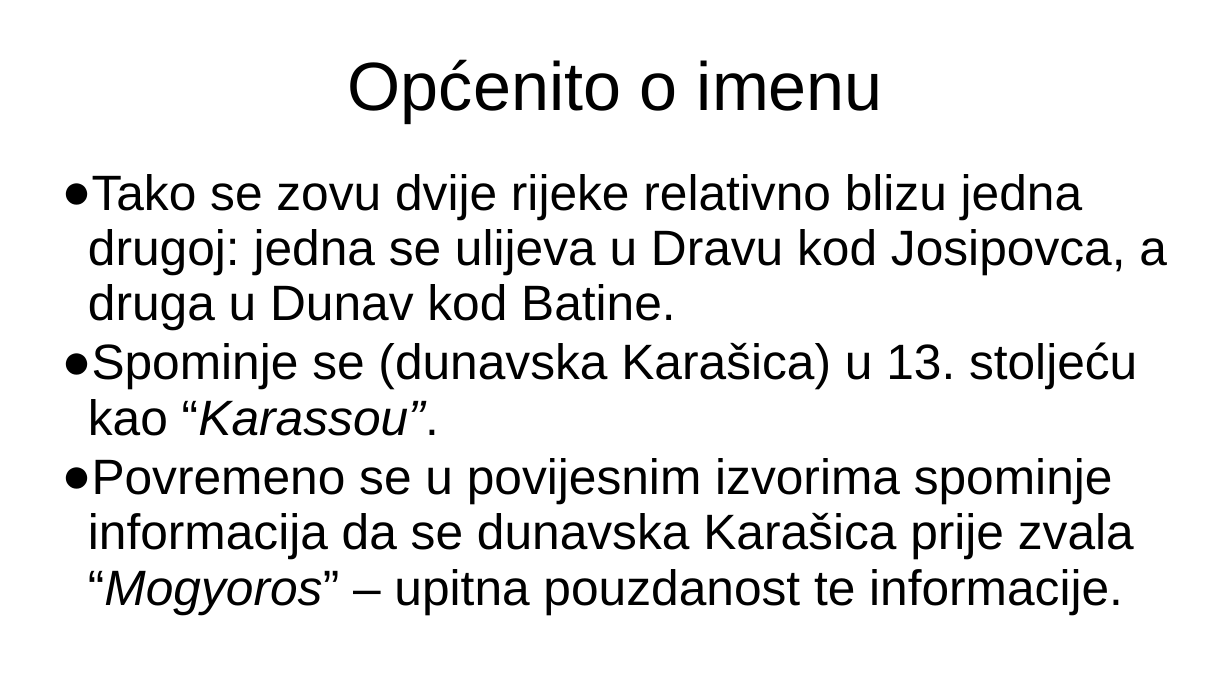
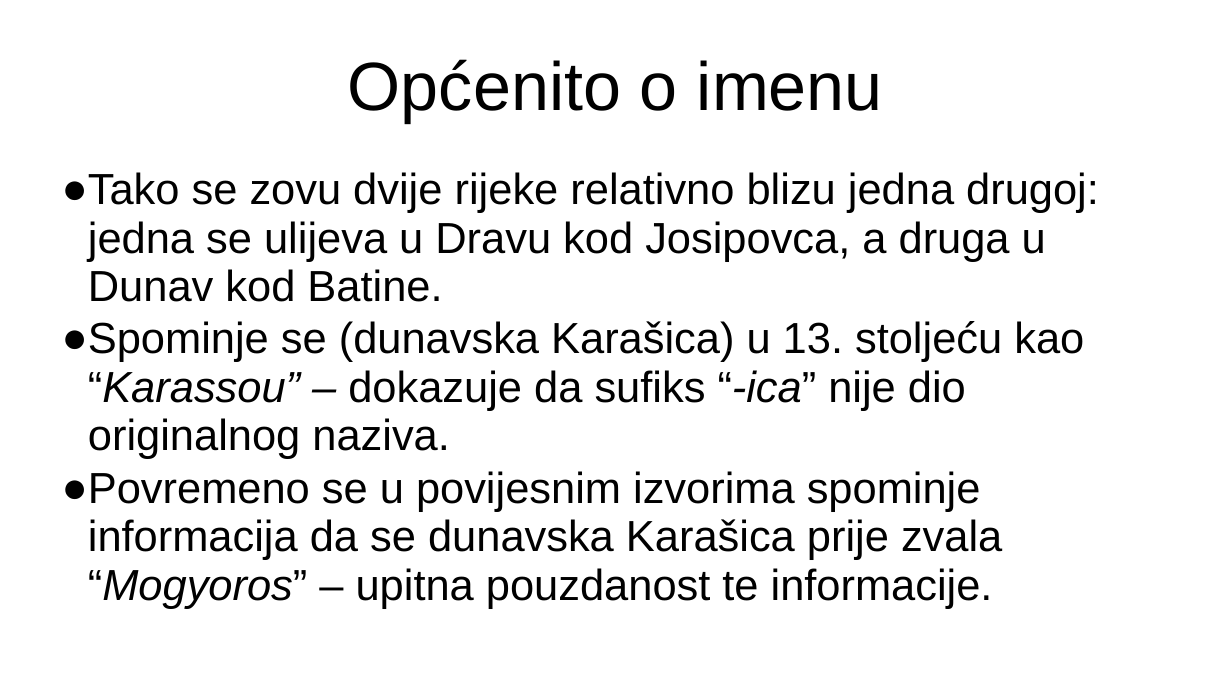
Before and after one commit to FlatAssembler/FlatAssembler.github.io, a slide deck: slide 3 of Karasica.ppt. Drawn at 1232x693 pixels with LibreOffice and Linux fonts; fonts in the diff are those of the drawing. Boxes give left, top, right and bottom in pixels: in the first picture for what was removed or moved away, otherwise in the second. Text is boxed around its words. In the diff, an @@ line names an element or a change of style, - is before the commit and + after.

Commit message:
Explained what the name "Karassou" proves...

```diff
--- a/Karasica.ppt
+++ b/Karasica.ppt
@@ text at (62, 172, 1099, 609): size 32 to 28 pt in "Tako se zovu dvije rijeke relativno blizu ...", "Povremeno se u povijesnim izvorima spominje informacija ..." @@
@@ text at (62, 321, 1084, 459): text changed; size 32 to 28 pt @@
-● Spominje se (dunavska Karašica) u 13. stoljeću kao “Karassou”.
+● Spominje se (dunavska Karašica) u 13. stoljeću kao “Karassou” – dokazuje da sufiks “-ica” nije dio originalnog naziva.
```
